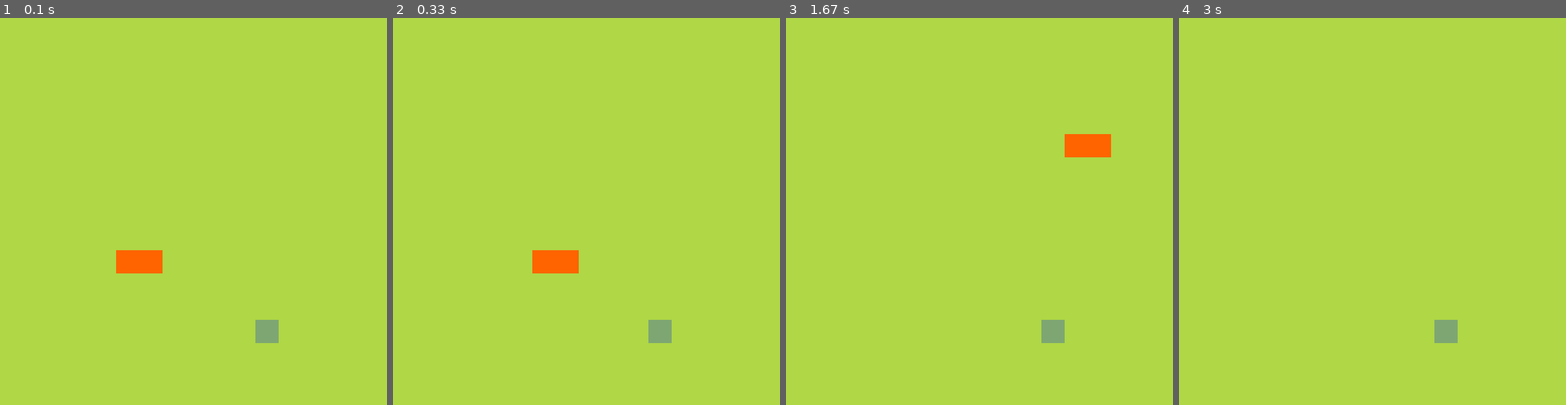
Above: before the commit, frames 1-4 (left to right).
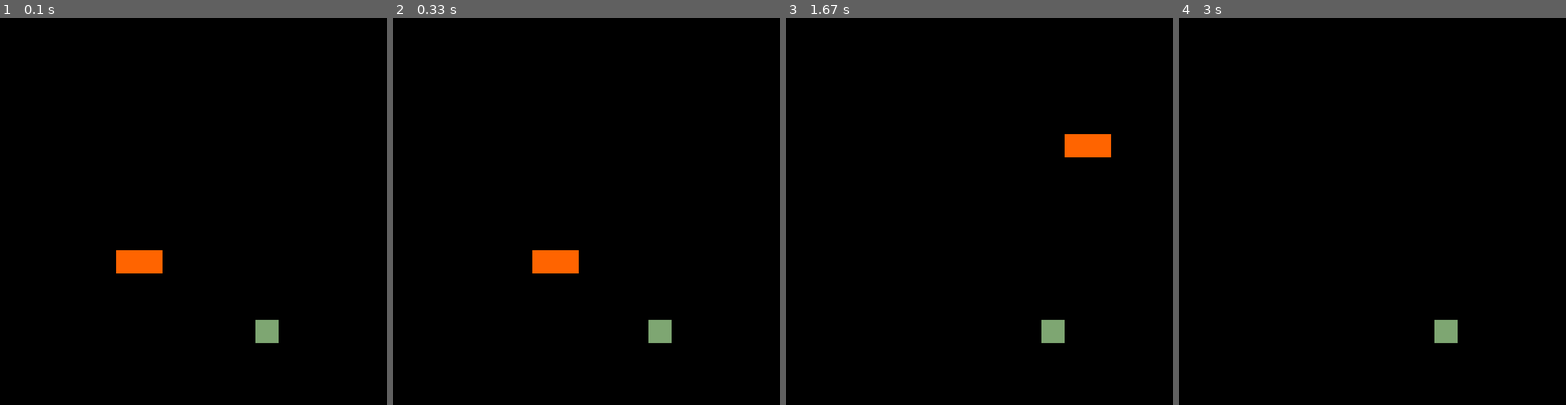
Above: after the commit, the same moments.

Repository: Ali-TM-original/pygame-projects
Game: pygame game, started from snake/main.py
The game is run twice, just before and just after one commit, with the same random seed, the same clock (stepped at 60 frames per second) and the same inputs.
Inputs:
- Up to frame 1 (0.1 s): no input
- Up to frame 2 (0.33 s): no input
- Up to frame 3 (1.67 s): hold Up 0.83-1.3 s; hold Right from 1.33 s (still down)
- Up to frame 4 (3 s): release Right at 1.8 s

The runs differ from the first frame. In frame 1, 99% of the frame differs, in the area x 0-100%, y 0-100%; in frame 2, 99%; in frame 3, 99%; in frame 4, 100%.

Commit message:
Update main.py

Diff:
--- a/snake/main.py
+++ b/snake/main.py
@@ -127,7 +127,7 @@
             if events.key == pygame.K_LEFT and core.snake.direction != Vector2(1, 0):
                 core.snake.direction = Vector2(-1, 0)
 
-    screen.fill((175, 215, 70))
+    screen.fill((0, 0, 0))
     core.pls_draw_snake()
     core.pls_draw_dots()
     pygame.display.update()
